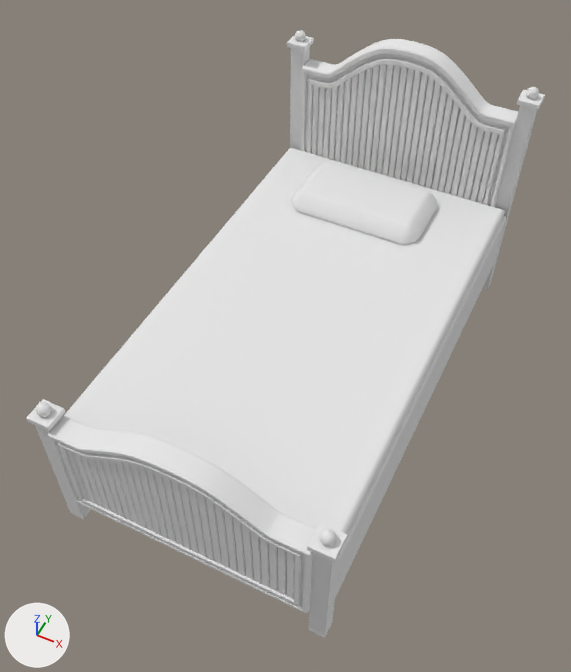
What one commit did to the OBJ model Content/Meshes/New_Bed.obj.
Both versions are drawn from a camera (50 mm lens) standing at (392.0, -143.0, 303.0) and looking at (288.0, 66.0, 42.0). The lights are fixed; the arrows at lower left show +X, +Y and +Z. Where no turn or scale is listed for an object, it has been applied to the vertices.

Before the edit, the objects in view are built like this:
```python
me_new_bed = bpy.data.meshes.new('New_Bed')
me_new_bed.from_pydata(...)  # 4484 vertices, 4003 faces; spans x 229.0..354.0, y -31.0..197.0, z -9.0..120.0
me_new_bed.materials.append(mat_initialshadinggroup)  # white #e7e7e7
ob_new_bed = bpy.data.objects.new('New_Bed', me_new_bed)
ob_new_bed.location = (0.0, 0.0, 0.0)
```
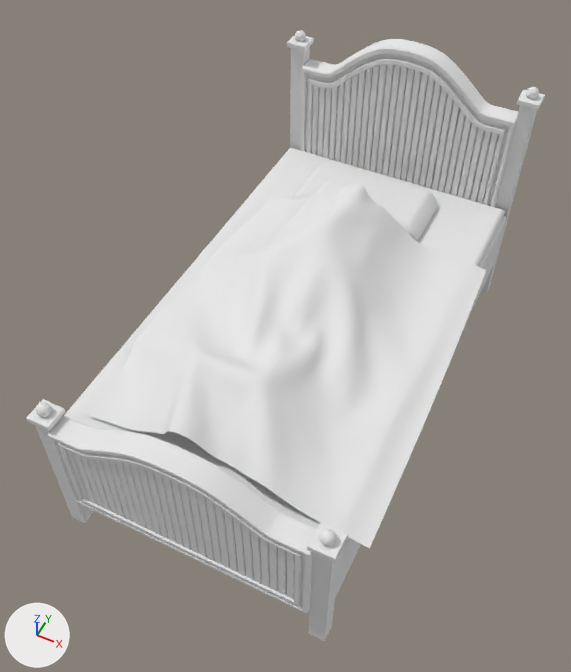
The newer file is also turned or shifted as a whole; pictures and numbers use the older file's frame.

What differs and where, as boxes [x1, y1, x2, y2] in the pictures (571 x 672 px):
'New_Bed', reshaped: before [26, 30, 545, 638]; after [26, 30, 545, 641]
part 1 of me_new_bed, added: after [89, 181, 487, 548]

Diff of the bpy script that builds the scene:
```diff
--- a/Content/Meshes/New_Bed.obj.py
+++ b/Content/Meshes/New_Bed.obj.py
@@ me_new_bed @@
 # used by ob_new_bed; location = (0.0, 0.0, 0.0)
-me_new_bed.from_pydata(...)  # 4484 vertices, 4003 faces; spans x 229.0..354.0, y -31.0..197.0, z -9.0..120.0
+me_new_bed.from_pydata(...)  # 7085 vertices, 6503 faces; spans x 229.0..361.0, y -31.0..197.0, z -12.0..120.0
+# me_new_bed part 1: a new loose piece of 2601 vertices spanning x 237.0..361.0, y -15.0..139.0, z 48.0..78.0, in mat_initialshadinggroup (white #e7e7e7)
 me_new_bed.materials.append(mat_initialshadinggroup)
```
